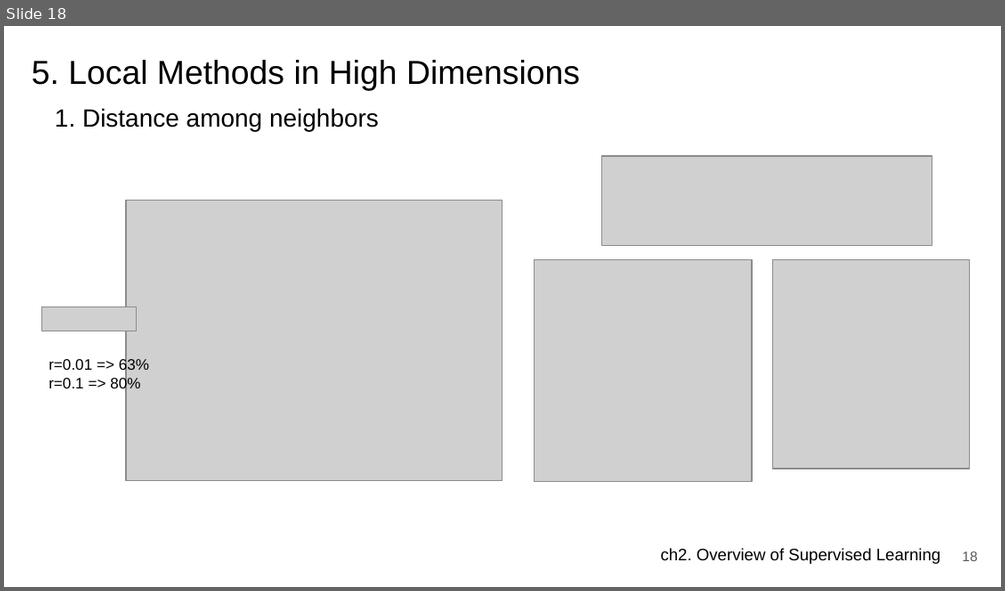
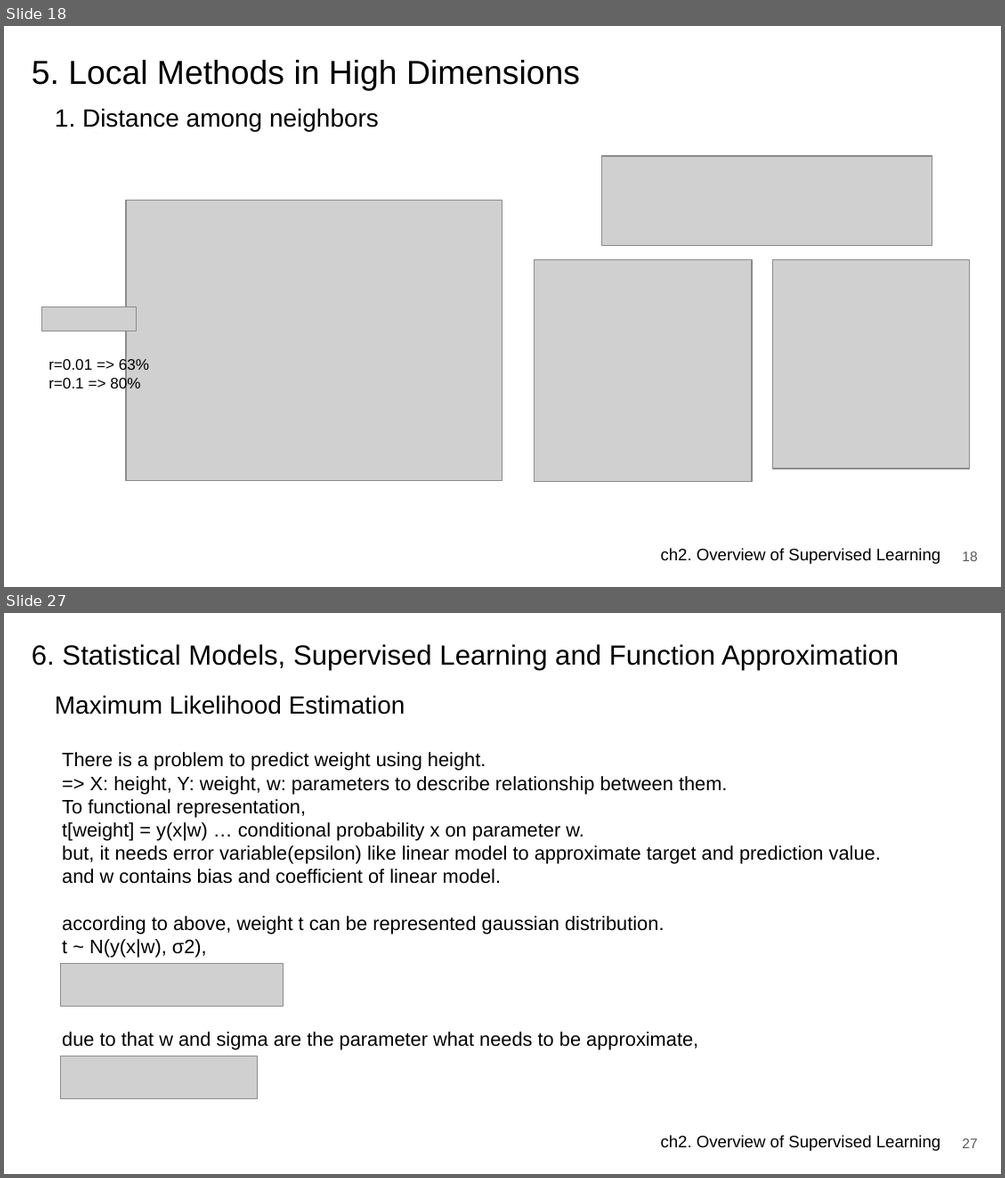
Before and after one commit to JerryKwon/ElemStatLearn-review, a slide deck: ch2. Supervised Learning/presentation/ch2. Overview of Supervised Learning.pptx. Shown one above the other, each under a label of ours: slide 18 before the commit, slides 18 and 27 after it; the slides between them are not shown. The pictures are 1005x591 and 1005x1178 pixels, drawn with LibreOffice and Linux fonts; fonts in the diff are those of the drawing; grey boxes stand for pictures. Boxes give left, top, right and bottom in pixels: in the first picture for what was removed or moved away, otherwise in the second. Text is boxed around its words. In the diff, an @@ line names an element or a change of style, - is before the commit and + after.

```diff
--- a/ch2. Supervised Learning/presentation/ch2. Overview of Supervised Learning.pptx
+++ b/ch2. Supervised Learning/presentation/ch2. Overview of Supervised Learning.pptx
@@ slide 27 added at (4,613,1001,1174), background #FFFFFF; not listed: 1 template element that a slide beside it also shows @@
@@ title added at (32,644,898,671), 20 pt, text #000000 @@
+6. Statistical Models, Supervised Learning and Function Approximation
@@ title added at (55,695,405,714), 18 pt, text #000000 @@
+Maximum Likelihood Estimation
@@ text added at (62,752,881,1050), 14 pt, text #000000 @@
+There is a problem to predict weight using height.
+=> X: height, Y: weight, w: parameters to describe relationship between them.
+To functional representation,
+t[weight] = y(x|w) … conditional probability x on parameter w.
+but, it needs error variable(epsilon) like linear model to approximate target and prediction value.
+and w contains bias and coefficient of linear model.
+according to above, weight t can be represented gaussian distribution.
+t ~ N(y(x|w), σ2),
+due to that w and sigma are the parameter what needs to be approximate,
@@ picture added at (60,963,282,1005) @@
@@ picture added at (60,1055,256,1098) @@
@@ page number added at (962,1138,977,1148), 10 pt, text #595959 @@
+27
```
Also in this commit, not shown: 9 slides changed, 3 other slides added, 4 slides removed.
